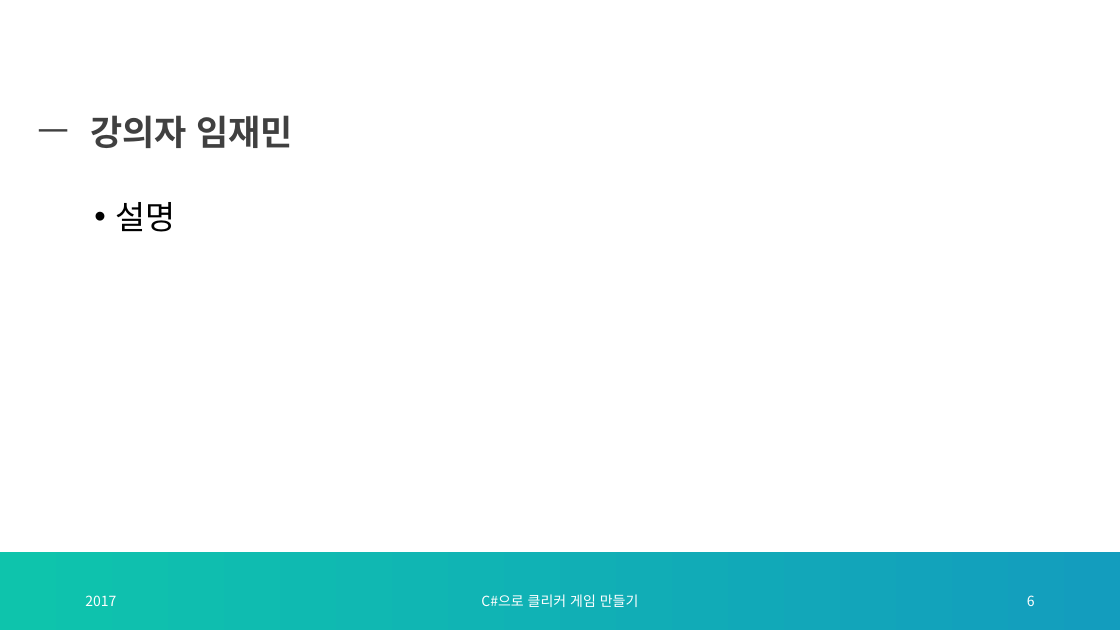
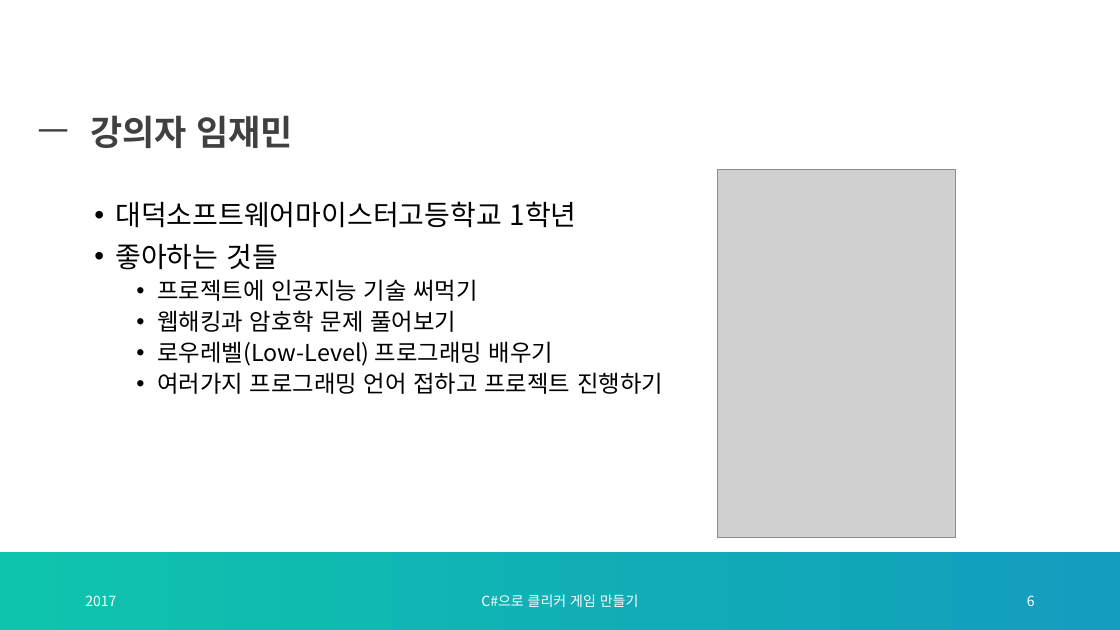
Before and after one commit to jaemin-im/SulivanPresentationRepo, a slide deck: slide 6 of PPT/1차시.pptx. Drawn at 1120x630 pixels with LibreOffice and Linux fonts; fonts in the diff are those of the drawing; grey boxes stand for pictures; background and template pictures are left out. Boxes give left, top, right and bottom in pixels: in the first picture for what was removed or moved away, otherwise in the second. Text is boxed around its words. In the diff, an @@ line names an element or a change of style, - is before the commit and + after.

Commit message:
add lect1 self-introduce

```diff
--- a/PPT/1차시.pptx
+++ b/PPT/1차시.pptx
@@ picture added at box(718, 170, 956, 538) @@
@@ text at box(115, 201, 663, 394): text changed; size 28 to 20 pt @@
-• 설명
+• 대덕소프트웨어마이스터고등학교 1학년
+• 좋아하는 것들
+  • 프로젝트에 인공지능 기술 써먹기
+  • 웹해킹과 암호학 문제 풀어보기
+  • 로우레벨(Low-Level) 프로그래밍 배우기
+  • 여러가지 프로그래밍 언어 접하고 프로젝트 진행하기
```
